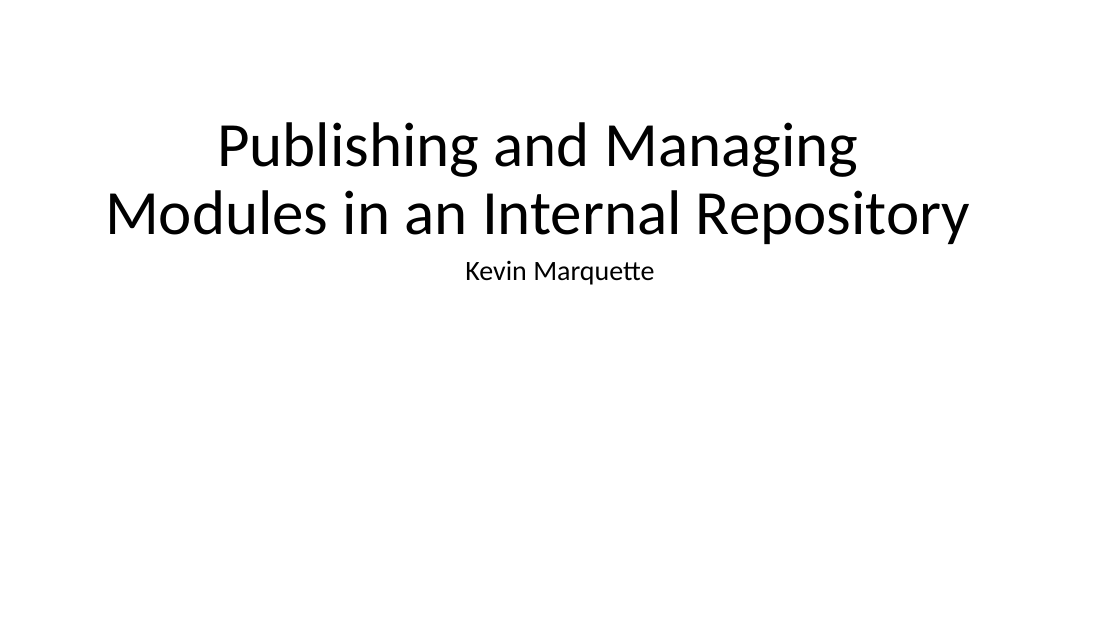
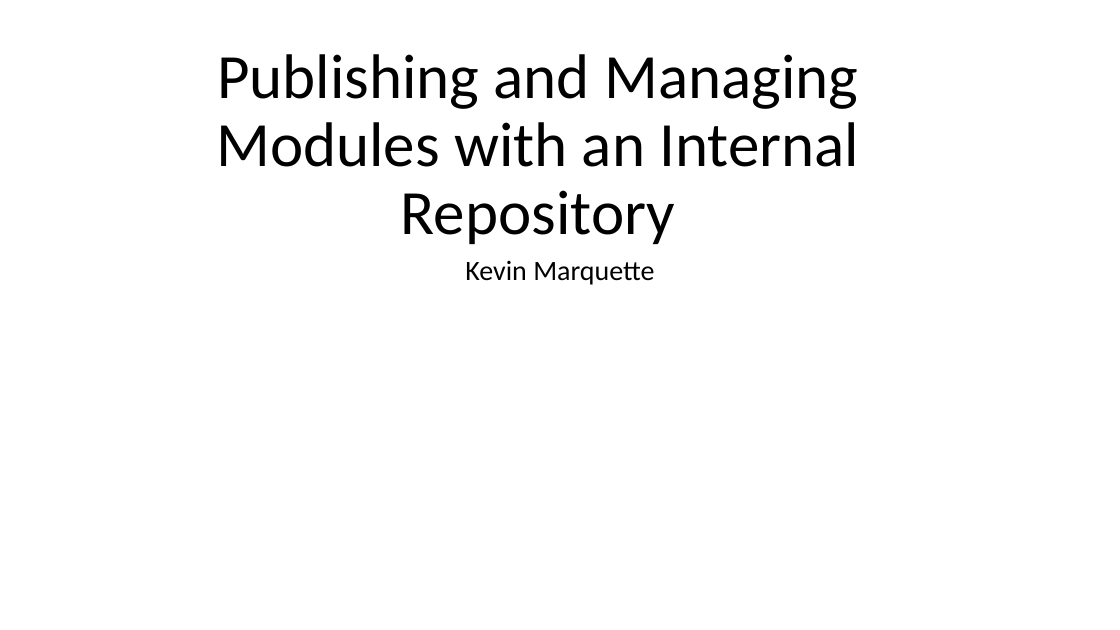
Before and after one commit to KevinMarquette/ManagingModulesPresentation, a slide deck: slide 1 of ManagingModulesPresentation.pptx. Drawn at 1120x630 pixels with LibreOffice and Linux fonts; fonts in the diff are those of the drawing; background and template pictures are left out. Boxes give left, top, right and bottom in pixels: in the first picture for what was removed or moved away, otherwise in the second. Text is boxed around its words. In the diff, an @@ line names an element or a change of style, - is before the commit and + after.

```diff
--- a/ManagingModulesPresentation.pptx
+++ b/ManagingModulesPresentation.pptx
@@ title at <box>216,54,859,244</box>: text changed @@
-Publishing and Managing Modules in an Internal Repository
+Publishing and Managing Modules with an Internal Repository
```
Also in this commit, not shown: 3 other slides changed, 3 slides removed, 24 other files.
